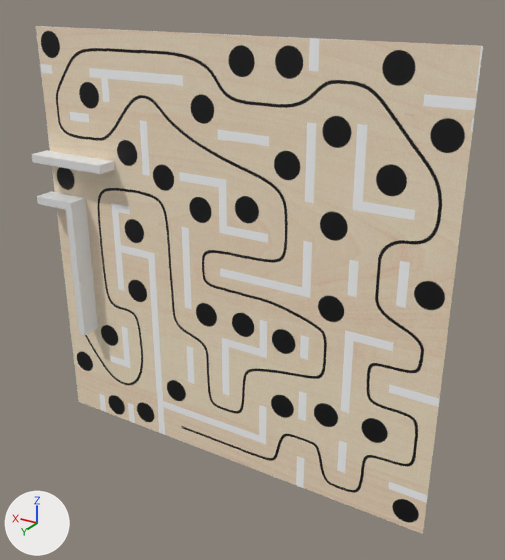
One commit to the Blender file assets/board.blend: the scene before it, then after it.
The view is the same before and after, from a 50 mm camera at (-8.07, 12.22, 6.11) aimed at (-0.65, -0.15, -0.07). Lighting does not change. The marker at lower left points along +X, +Y and +Z.

The first picture shows 'Board', 'Wall22', 'Wall23'.
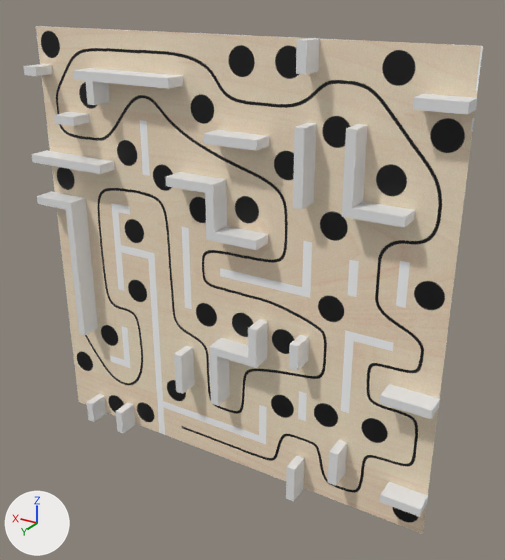
Patch to the scene script:
```diff
--- a/assets/board.blend.py
+++ b/assets/board.blend.py
@@ ob_wall8 @@
 ob_wall8.rotation_euler = (1.571, 0.0, 0.0)  # degrees (90, 0, 0)
-ob_wall8.hide_set(True)
@@ ob_wall9 @@
 ob_wall9.rotation_euler = (1.571, 0.0, 0.0)  # degrees (90, 0, 0)
-ob_wall9.hide_set(True)
@@ ob_wall10 @@
 ob_wall10.rotation_euler = (1.571, 0.0, 0.0)  # degrees (90, 0, 0)
-ob_wall10.hide_set(True)
@@ ob_wall11 @@
 ob_wall11.rotation_euler = (1.571, 0.0, 0.0)  # degrees (90, 0, 0)
-ob_wall11.hide_set(True)
@@ ob_wall12 @@
 ob_wall12.rotation_euler = (1.571, 0.0, 0.0)  # degrees (90, 0, 0)
-ob_wall12.hide_set(True)
@@ ob_wall13 @@
 ob_wall13.rotation_euler = (1.571, 0.0, 0.0)  # degrees (90, 0, 0)
-ob_wall13.hide_set(True)
@@ ob_wall14 @@
 ob_wall14.rotation_euler = (1.571, 0.0, 0.0)  # degrees (90, 0, 0)
-ob_wall14.hide_set(True)
@@ ob_wall15 @@
 ob_wall15.rotation_euler = (1.571, 0.0, 0.0)  # degrees (90, 0, 0)
-ob_wall15.hide_set(True)
@@ ob_wall16 @@
 ob_wall16.rotation_euler = (1.571, 0.0, 0.0)  # degrees (90, 0, 0)
-ob_wall16.hide_set(True)
@@ ob_wall17 @@
 ob_wall17.rotation_euler = (1.571, 0.0, 0.0)  # degrees (90, 0, 0)
-ob_wall17.hide_set(True)
@@ ob_wall18 @@
 ob_wall18.rotation_euler = (1.571, 0.0, 0.0)  # degrees (90, 0, 0)
-ob_wall18.hide_set(True)
@@ ob_wall19 @@
 ob_wall19.rotation_euler = (1.571, 0.0, 0.0)  # degrees (90, 0, 0)
-ob_wall19.hide_set(True)
@@ ob_wall20 @@
 ob_wall20.rotation_euler = (1.571, 0.0, 0.0)  # degrees (90, 0, 0)
-ob_wall20.hide_set(True)
@@ ob_wall21 @@
 ob_wall21.rotation_euler = (1.571, 0.0, 0.0)  # degrees (90, 0, 0)
-ob_wall21.hide_set(True)
@@ ob_wall24 @@
 ob_wall24.rotation_euler = (1.571, 0.0, 0.0)  # degrees (90, 0, 0)
-ob_wall24.hide_set(True)
@@ ob_wall25 @@
 ob_wall25.rotation_euler = (1.571, 0.0, 0.0)  # degrees (90, 0, 0)
-ob_wall25.hide_set(True)
@@ ob_wall26 @@
 ob_wall26.rotation_euler = (1.571, 0.0, 0.0)  # degrees (90, 0, 0)
-ob_wall26.hide_set(True)
@@ ob_wall27 @@
 ob_wall27.rotation_euler = (1.571, 0.0, 0.0)  # degrees (90, 0, 0)
-ob_wall27.hide_set(True)
```

What differs and where, as boxes (x1, y1, x2, y2) in the pictures (505 x 560 px):
'Wall8', shown: after (342, 124, 415, 228)
'Wall26', shown: after (166, 172, 268, 250)
'Wall27', shown: after (209, 319, 268, 406)
'Wall24', shown: after (73, 68, 183, 105)
'Wall9', shown: after (293, 123, 316, 209)
'Wall20', shown: after (380, 384, 440, 419)
'Wall19', shown: after (413, 94, 477, 115)
'Wall21', shown: after (380, 482, 428, 517)
'Wall18', shown: after (204, 130, 269, 151)
'Wall13', shown: after (174, 345, 195, 394)
'Wall25', shown: after (296, 38, 319, 74)
'Wall11', shown: after (286, 456, 304, 501)
'Wall12', shown: after (328, 440, 347, 486)
'Wall10', shown: after (289, 335, 309, 371)
'Wall14', shown: after (116, 402, 135, 434)
'Wall15', shown: after (87, 394, 106, 422)
'Wall17', shown: after (54, 112, 89, 126)
'Wall16', shown: after (23, 64, 53, 76)
